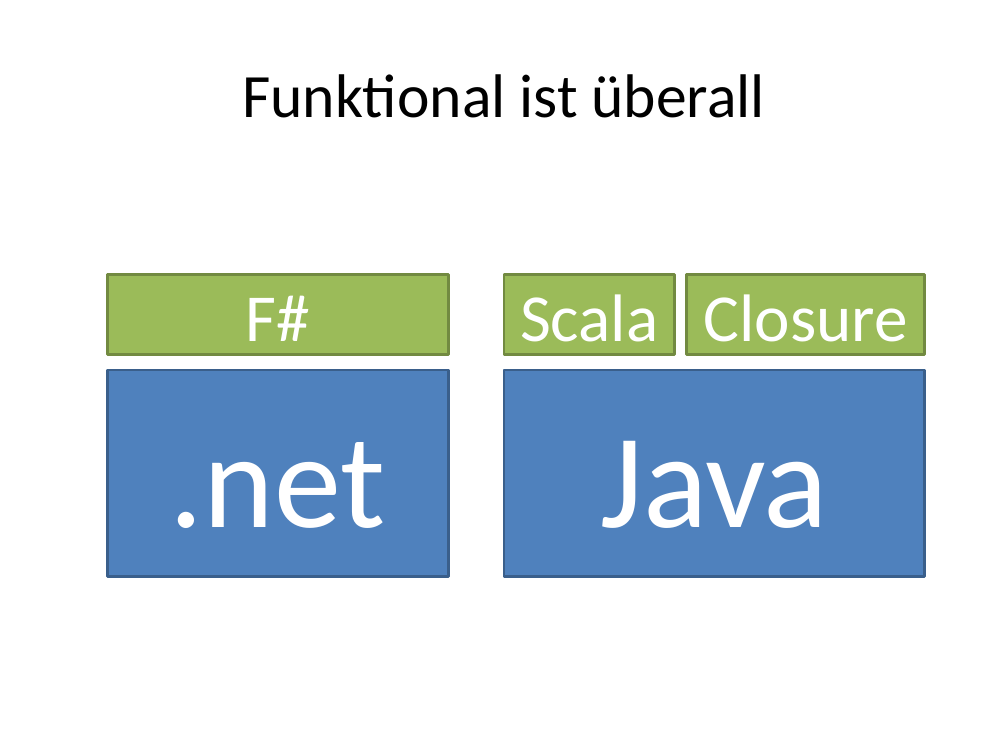
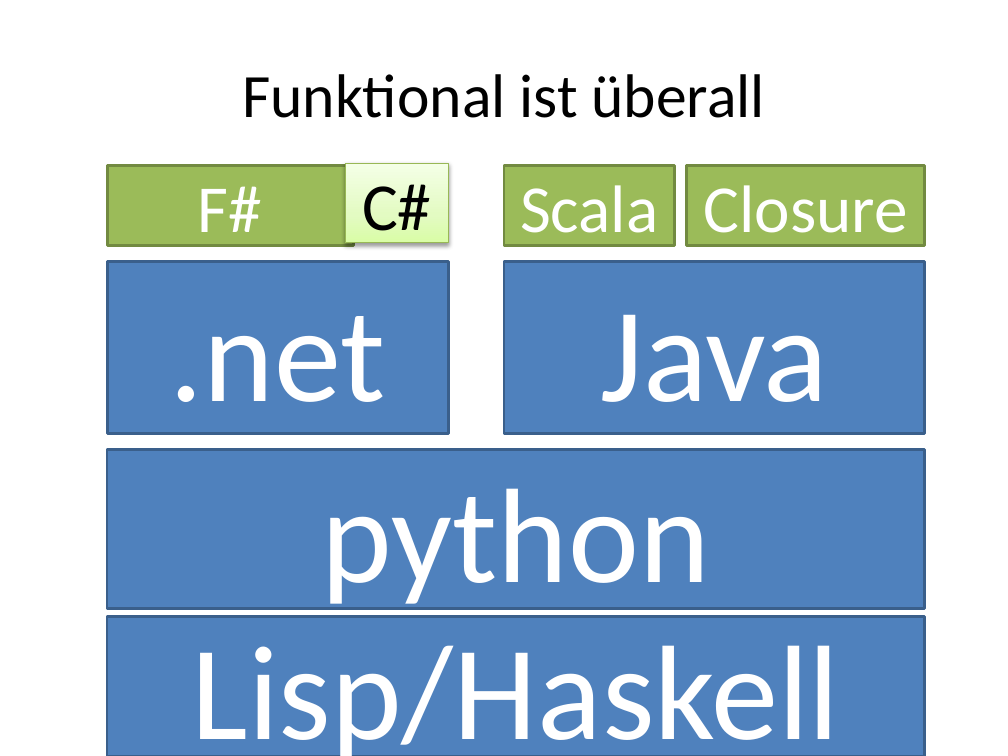
Before and after one commit to ronaldboehm/talks, a slide deck: slide 6 of 20151202/Einführung20151202.pptx. Drawn at 1008x756 pixels with LibreOffice and Linux fonts; fonts in the diff are those of the drawing. Boxes give left, top, right and bottom in pixels: in the first picture for what was removed or moved away, otherwise in the second. Text is boxed around its words. In the diff, an @@ line names an element or a change of style, - is before the commit and + after.

```diff
--- a/20151202/Einführung20151202.pptx
+++ b/20151202/Einführung20151202.pptx
@@ rectangle "F#": place and size @@
-rectangle "F#" at bbox=[107, 275, 449, 355]
+rectangle "F#" at bbox=[107, 166, 353, 246]
@@ rectangle added at bbox=[346, 163, 449, 243], fill gradient #DAFDA7 to #E4FCC2 to #F5FFE7, outline #98B955 0.75 pt, 48 pt, text #000000 @@
+C#
@@ rectangle "Scala": place and size @@
-rectangle "Scala" at bbox=[504, 275, 674, 355]
+rectangle "Scala" at bbox=[504, 166, 674, 246]
@@ rectangle "Closure": place and size @@
-rectangle "Closure" at bbox=[686, 275, 924, 355]
+rectangle "Closure" at bbox=[686, 166, 924, 246]
@@ rectangle ".net": place and size @@
-rectangle ".net" at bbox=[107, 370, 449, 577]
+rectangle ".net" at bbox=[107, 261, 449, 433]
@@ rectangle "Java": place and size @@
-rectangle "Java" at bbox=[504, 370, 924, 577]
+rectangle "Java" at bbox=[504, 261, 924, 433]
@@ rectangle added at bbox=[107, 450, 924, 608], fill #4F81BD, outline #3A5F8C 2 pt, 96 pt, text #FFFFFF @@
+python
@@ rectangle added at bbox=[107, 616, 924, 756], fill #4F81BD, outline #3A5F8C 2 pt, 96 pt, text #FFFFFF @@
+Lisp/Haskell
```
Also in this commit, not shown: 8 other slides changed, 7 slides added, 1 other file.
